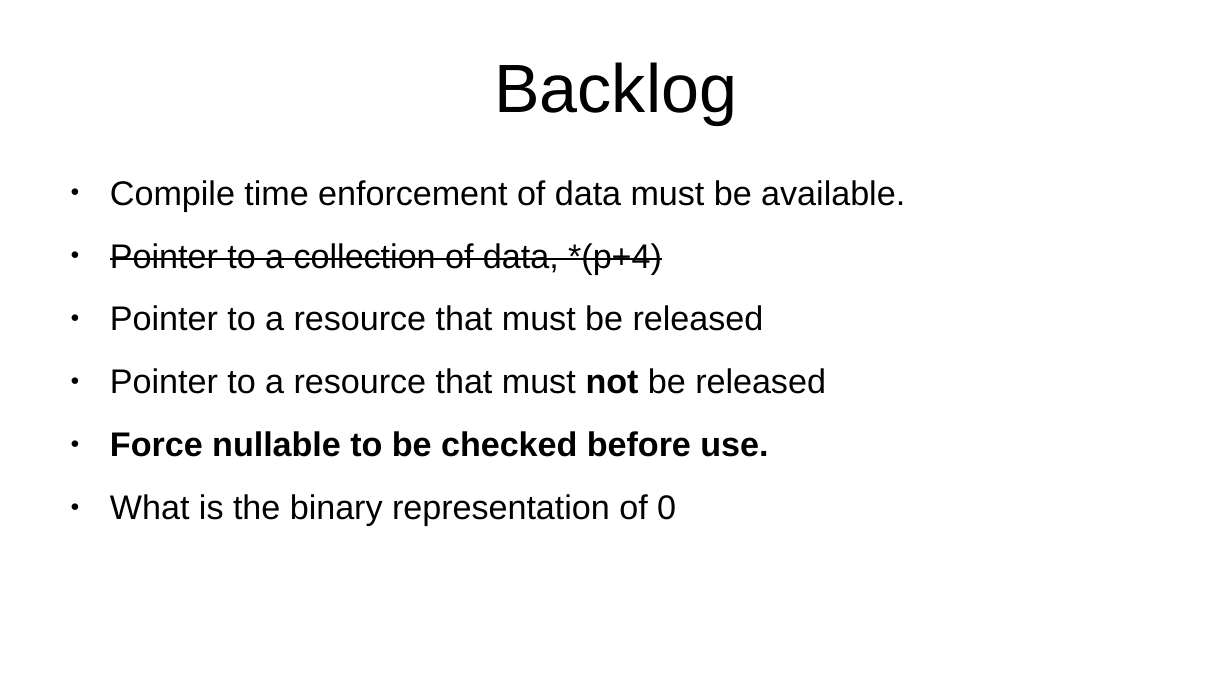
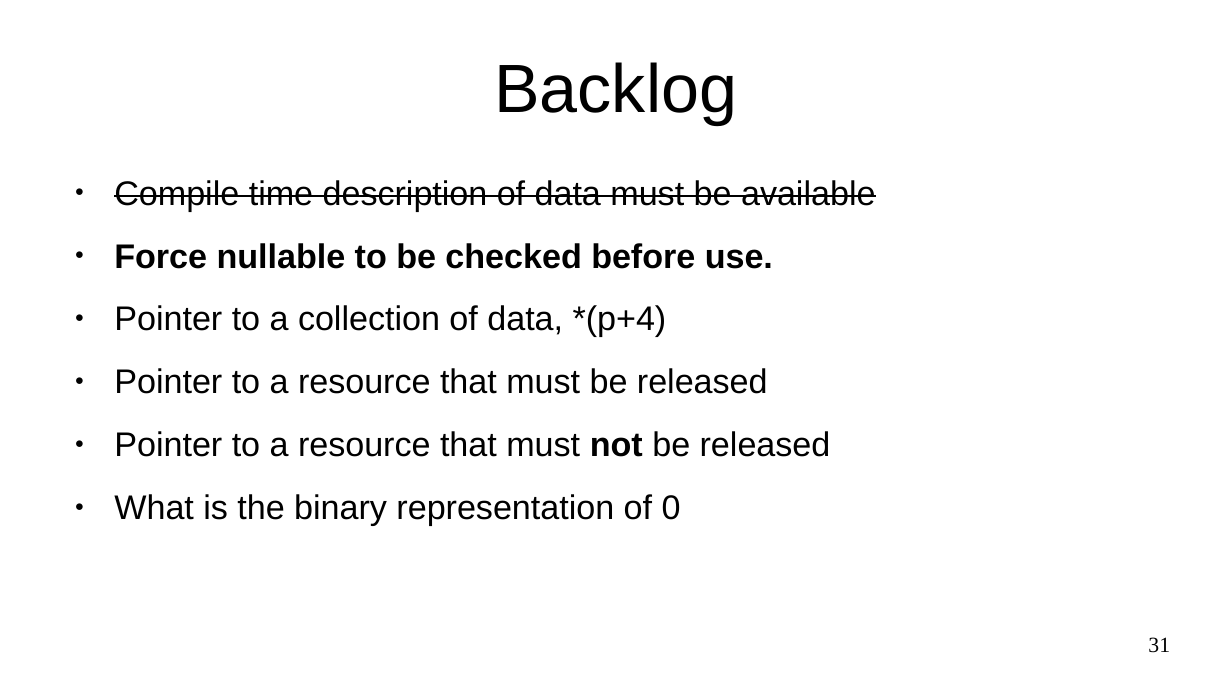
Before and after one commit to marcpawl/nullptr, a slide deck: slide 31 of slideshow.odp (slide 32 before the commit). Drawn at 1232x693 pixels with LibreOffice and Linux fonts; fonts in the diff are those of the drawing. Boxes give left, top, right and bottom in pixels: in the first picture for what was removed or moved away, otherwise in the second. Text is boxed around its words. In the diff, an @@ line names an element or a change of style, - is before the commit and + after.

```diff
--- a/slideshow.odp
+++ b/slideshow.odp
@@ text at [114, 180, 876, 269]: text changed @@
-● Compile time enforcement of data must be available.
+● Compile time description of data must be available
+● Force nullable to be checked before use.
@@ text at [114, 305, 667, 337]: strikethrough off in "Pointer to a collection of data, *(p+4)" @@
@@ text at [110, 431, 768, 457]: paragraph removed @@
-● Force nullable to be checked before use.
@@ page number added at [1148, 637, 1170, 653], 14 pt, text #000000 @@
+31
```
Also in this commit, not shown: 46 other slides changed, 20 slides added, 12 slides removed.
